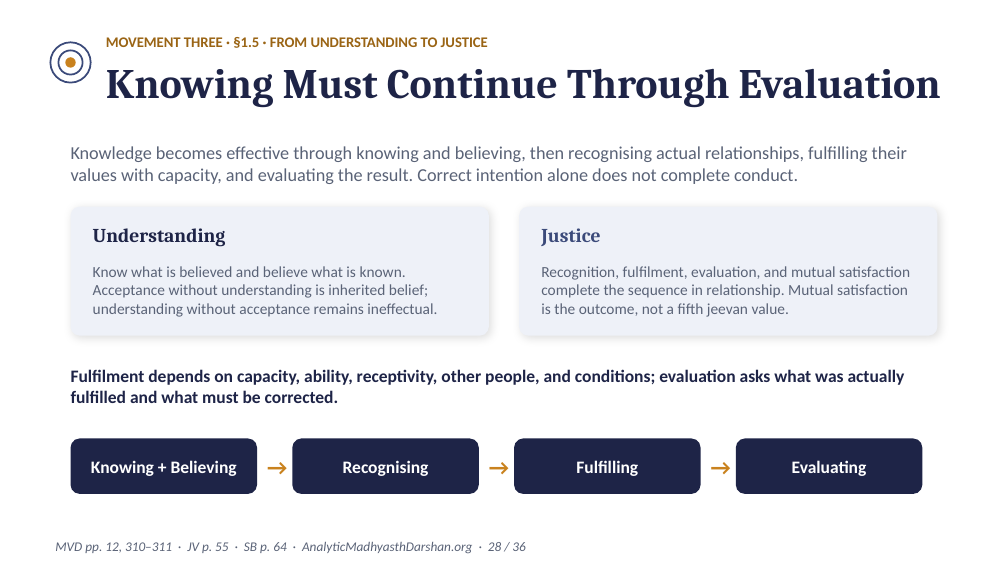
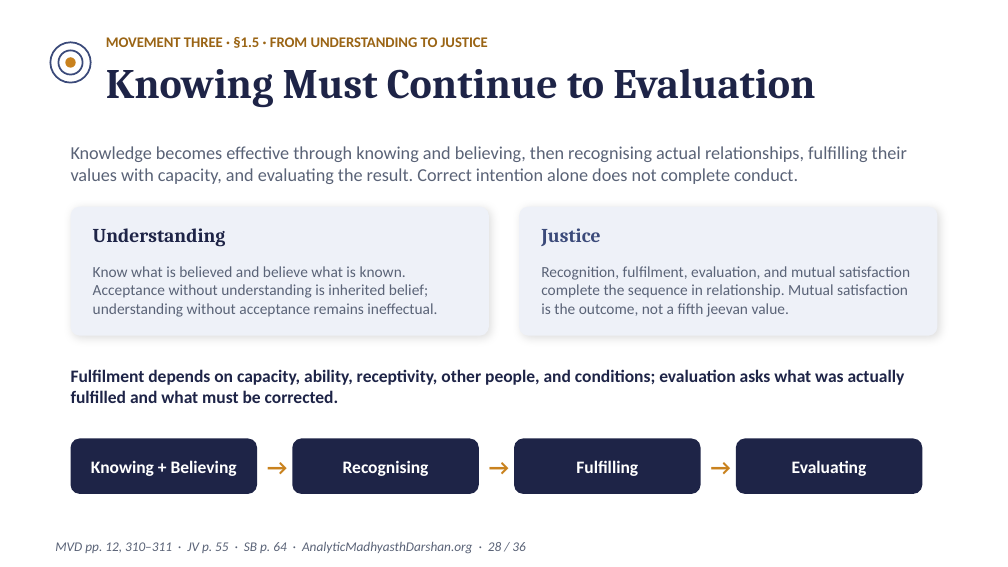
Before and after one commit to raghavamohan/AnalyticMadhyasthDarshan, a slide deck: slide 28 of Studies/The-Epistemology-of-Coexistence/The-Epistemology-of-Coexistence-Madhyasth-Darshan.pptx. Drawn at 1008x567 pixels with LibreOffice and Linux fonts; fonts in the diff are those of the drawing. Boxes give left, top, right and bottom in pixels: in the first picture for what was removed or moved away, otherwise in the second. Text is boxed around its words. In the diff, an @@ line names an element or a change of style, - is before the commit and + after.

```diff
--- a/Studies/The-Epistemology-of-Coexistence/The-Epistemology-of-Coexistence-Madhyasth-Darshan.pptx
+++ b/Studies/The-Epistemology-of-Coexistence/The-Epistemology-of-Coexistence-Madhyasth-Darshan.pptx
@@ text at box(106, 69, 815, 108): text changed @@
-Knowing Must Continue Through Evaluation
+Knowing Must Continue to Evaluation
```
Also in this commit, not shown: 2 other slides changed.
